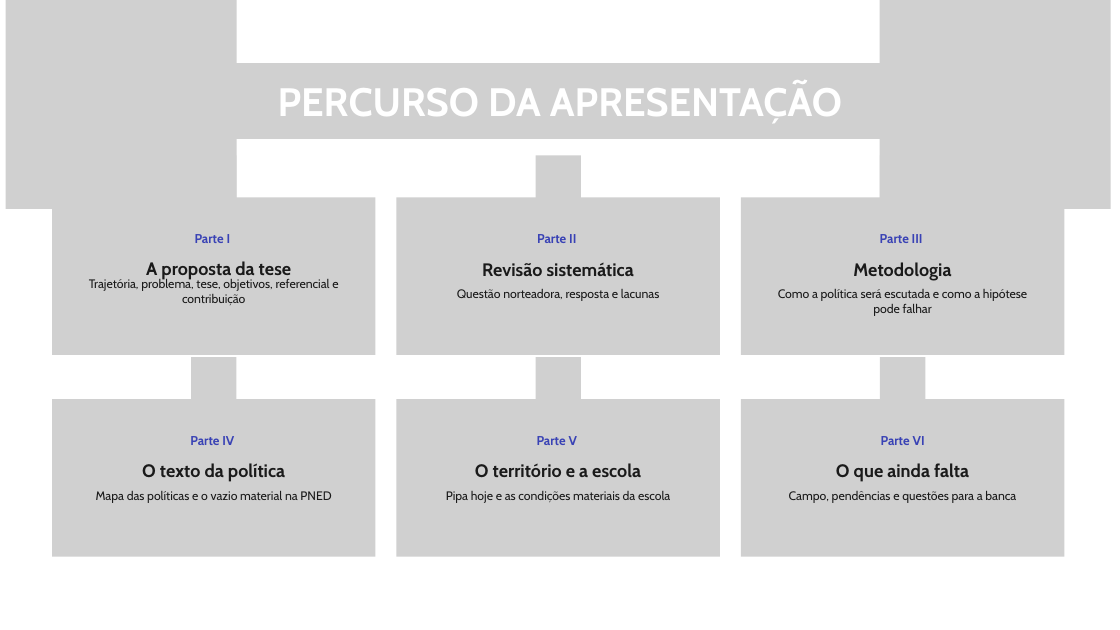
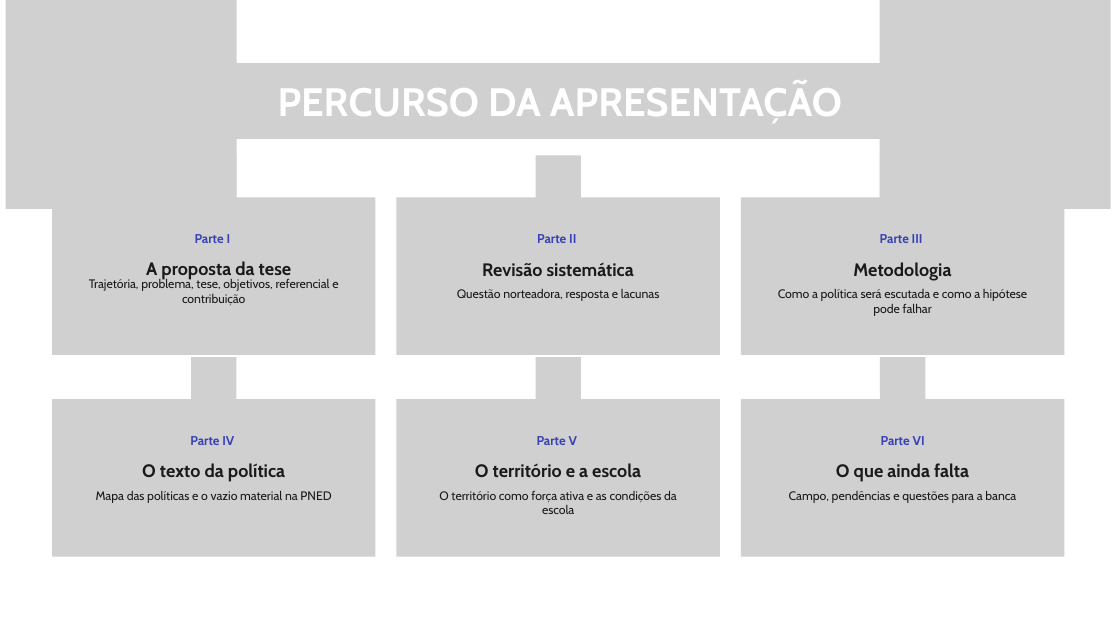
Before and after one commit to yzynya-beep/Tese, a slide deck: slide 2 of apresentacao_qualificacao/Seminario_qualificacao_20_slides_novo_projeto.pptx. Drawn at 1120x630 pixels with LibreOffice and Linux fonts; fonts in the diff are those of the drawing; grey boxes stand for pictures; background and template pictures are left out. Boxes give left, top, right and bottom in pixels: in the first picture for what was removed or moved away, otherwise in the second. Text is boxed around its words. In the diff, an @@ line names an element or a change of style, - is before the commit and + after.

```diff
--- a/apresentacao_qualificacao/Seminario_qualificacao_20_slides_novo_projeto.pptx
+++ b/apresentacao_qualificacao/Seminario_qualificacao_20_slides_novo_projeto.pptx
@@ text at bbox=[439, 491, 677, 514]: text changed @@
-Pipa hoje e as condições materiais da escola
+O território como força ativa e as condições da escola
```
Also in this commit, not shown: 10 other slides changed.
